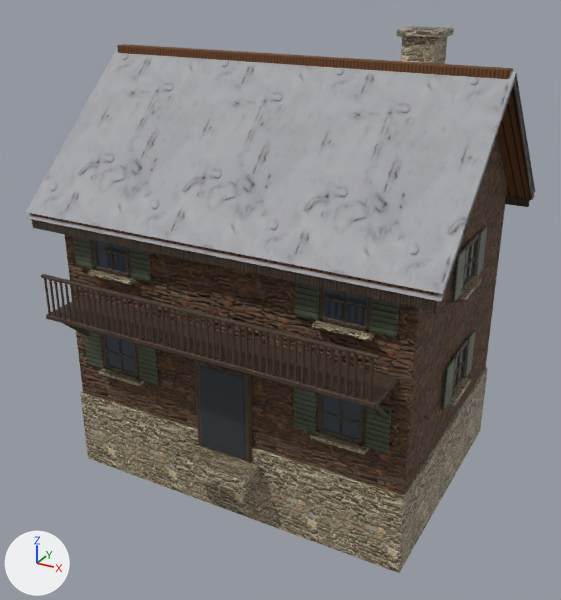
Renders of the glTF model public/maps/assets/models/house-stone-balcony-snow.glb from each side of a commit.
Before and after are seen from a camera (50 mm lens) standing at (8.74, -16.43, 11.13) and looking at (0.05, -0.64, 3.23). Arrows for +X, +Y and +Z are at lower left; the lights stay in place. The first picture is the older version. Where no turn or scale is listed for an object, it has been applied to the vertices. Vertices at exactly the same position are counted once.

The first picture shows 'house-stone-balcony-snow-stone'.
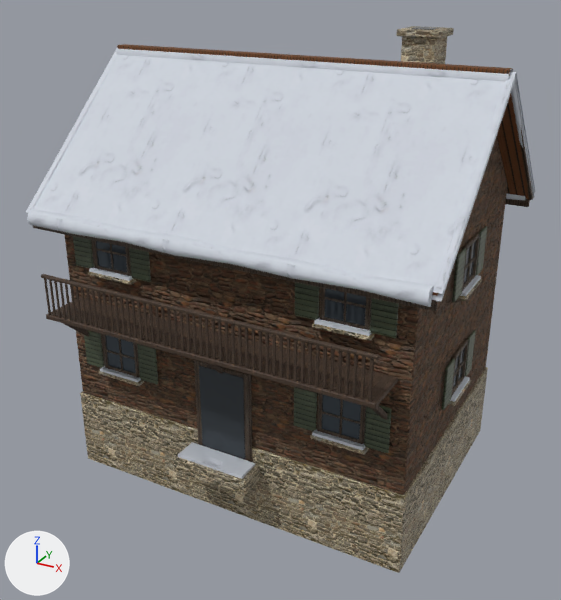
Where the newer file only moved an object's origin or applied its transform, the numbers keep the older frame.

What differs and where, as boxes [x1, y1, x2, y2] in the pictures (561 x 600 px):
part 1 of me_house_stone_balcony_snow_stone, added
    after: [100, 366, 141, 382]
part 2 of me_house_stone_balcony_snow_stone, added
    after: [312, 429, 365, 450]
part 3 of me_house_stone_balcony_snow_stone, added
    after: [450, 377, 470, 402]
part 4 of me_house_stone_balcony_snow_stone, added
    after: [89, 267, 133, 281]
part 5 of me_house_stone_balcony_snow_stone, added
    after: [314, 317, 371, 336]
part 6 of me_house_stone_balcony_snow_stone, added
    after: [460, 275, 481, 296]
part 7 of me_house_stone_balcony_snow_stone, added
    after: [178, 442, 255, 479]
part 8 of me_house_stone_balcony_snow_stone, added
    after: [27, 209, 433, 307]
part 9 of me_house_stone_balcony_snow_stone, added (mostly hidden)
    after: [506, 194, 526, 200]
part 10 of me_house_stone_balcony_snow_stone, added
    after: [116, 48, 513, 82]
part 11 of me_house_stone_balcony_snow_stone, added
    after: [29, 53, 118, 209]
part 12 of me_house_stone_balcony_snow_stone, added
    after: [436, 74, 516, 292]
part 13 of me_house_stone_balcony_snow_stone, added
    after: [511, 78, 534, 193]
part 14 of me_house_stone_balcony_snow_stone, surface changed
    both: [98, 245, 473, 459]
part 15 of me_house_stone_balcony_snow_stone, recoloured (grey to white)
    both: [26, 49, 535, 302]

What changed in the scene script:
```text
Add img_snow_02_roof:
    img_snow_02_roof = load_image('snow_02-roof', '_unpacked/snow_02-roof', 512, 512, 'sRGB')
Add mat_snow_roof:
    mat_snow_roof = bpy.data.materials.new('snow-roof')
    # uses the picture img_snow_02_arm_1k
    # uses the picture img_snow_02_nor_gl_1k
    # uses the picture img_snow_02_roof
Change me_house_stone_balcony_snow_stone:
    used by ob_house_stone_balcony_snow_stone; location = (0.0, -0.33, 4.1)
    remove me_house_stone_balcony_snow_stone.from_pydata(...)  # 3710 vertices, 6994 faces; spans x -5.1..5.1, y -4.13..4.13, z -5.6..5.6
    add me_house_stone_balcony_snow_stone.from_pydata(...)  # 4034 vertices, 7510 faces; spans x -5.11..5.11, y -4.13..4.31, z -5.6..5.6
    me_house_stone_balcony_snow_stone part 1: a new loose piece, a box spanning x -3.6..-2.4, y -3.135..-2.955, z -2.52..-2.45, in mat_snow_roof
    me_house_stone_balcony_snow_stone part 2: a new loose piece, a box spanning x 2.4..3.6, y -3.135..-2.955, z -2.52..-2.45, in mat_snow_roof
    me_house_stone_balcony_snow_stone part 3: a new loose piece, a box spanning x 4.53..4.71, y -0.275..0.925, z -2.52..-2.45, in mat_snow_roof
    me_house_stone_balcony_snow_stone part 4: a new loose piece, a box spanning x -3.6..-2.4, y -3.135..-2.955, z 0.18..0.25, in mat_snow_roof
    me_house_stone_balcony_snow_stone part 5: a new loose piece, a box spanning x 2.4..3.6, y -3.135..-2.955, z 0.18..0.25, in mat_snow_roof
    me_house_stone_balcony_snow_stone part 6: a new loose piece, a box spanning x 4.53..4.71, y -0.275..0.925, z 0.18..0.25, in mat_snow_roof
    me_house_stone_balcony_snow_stone part 7: a new loose piece, a box spanning x -0.9..0.9, y -3.675..-3.075, z -3.87..-3.81, in mat_snow_roof
    me_house_stone_balcony_snow_stone part 8: a new loose piece of 64 vertices spanning x -4.9..4.9, y -3.67..-3.2, z 1.19..1.66, in mat_snow_roof
    me_house_stone_balcony_snow_stone part 9: a new loose piece of 64 vertices spanning x -4.9..4.9, y 3.86..4.31, z 1.2..1.65, in mat_snow_roof
    me_house_stone_balcony_snow_stone part 10: a new loose piece of 20 vertices spanning x -5.0..5.0, y 0.13..0.52, z 4.6..4.99, in mat_snow_roof
    me_house_stone_balcony_snow_stone part 11: a new loose piece of 18 vertices spanning x -5.11..-4.89, y -3.42..0.39, z 1.48..4.91, in mat_snow_roof
    me_house_stone_balcony_snow_stone part 12: a new loose piece of 18 vertices spanning x 4.89..5.11, y -3.42..0.39, z 1.48..4.91, in mat_snow_roof
    me_house_stone_balcony_snow_stone part 13: a new loose piece of 18 vertices spanning x 4.89..5.11, y 0.26..4.07, z 1.48..4.91, in mat_snow_roof
    me_house_stone_balcony_snow_stone part 14: 168 kept faces spanning x -4.55..4.55, y -3.06..3.63, z -3.82..5.6 get new texture (UV) coordinates
    me_house_stone_balcony_snow_stone part 15: 8 faces spanning x -5.1..5.1, y -3.47..4.12, z 1.37..4.95 switch from mat_snow_snow_02 to mat_snow_roof
    other edits to the shape of me_house_stone_balcony_snow_stone do not show in these pictures
```
